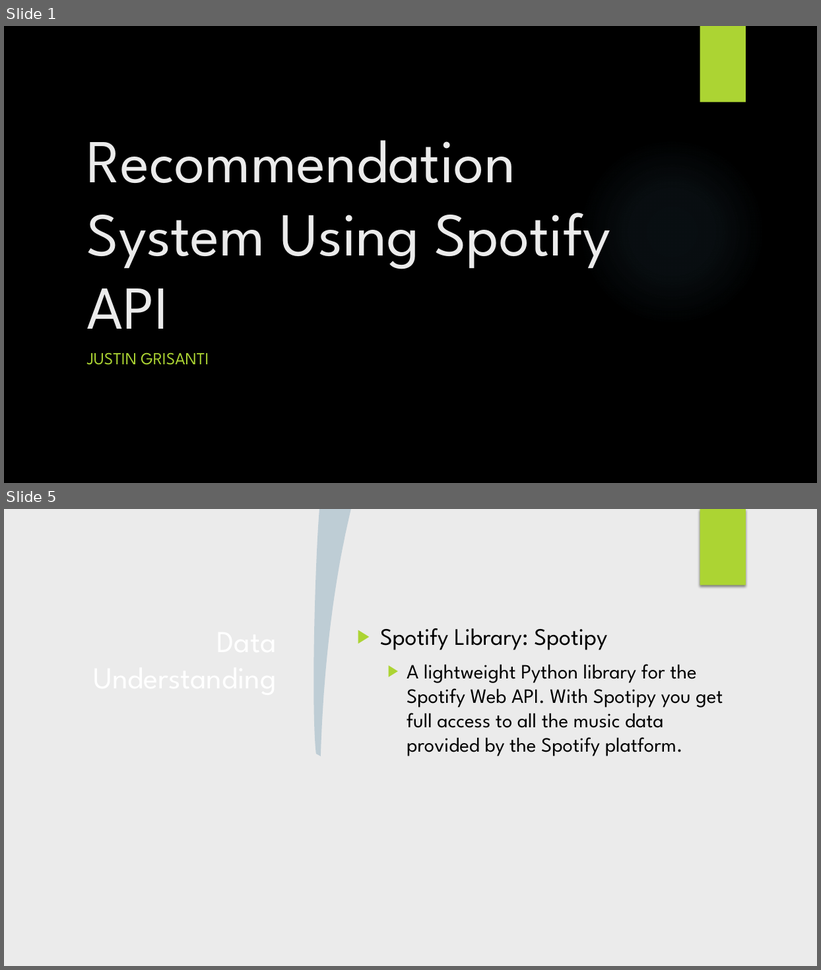
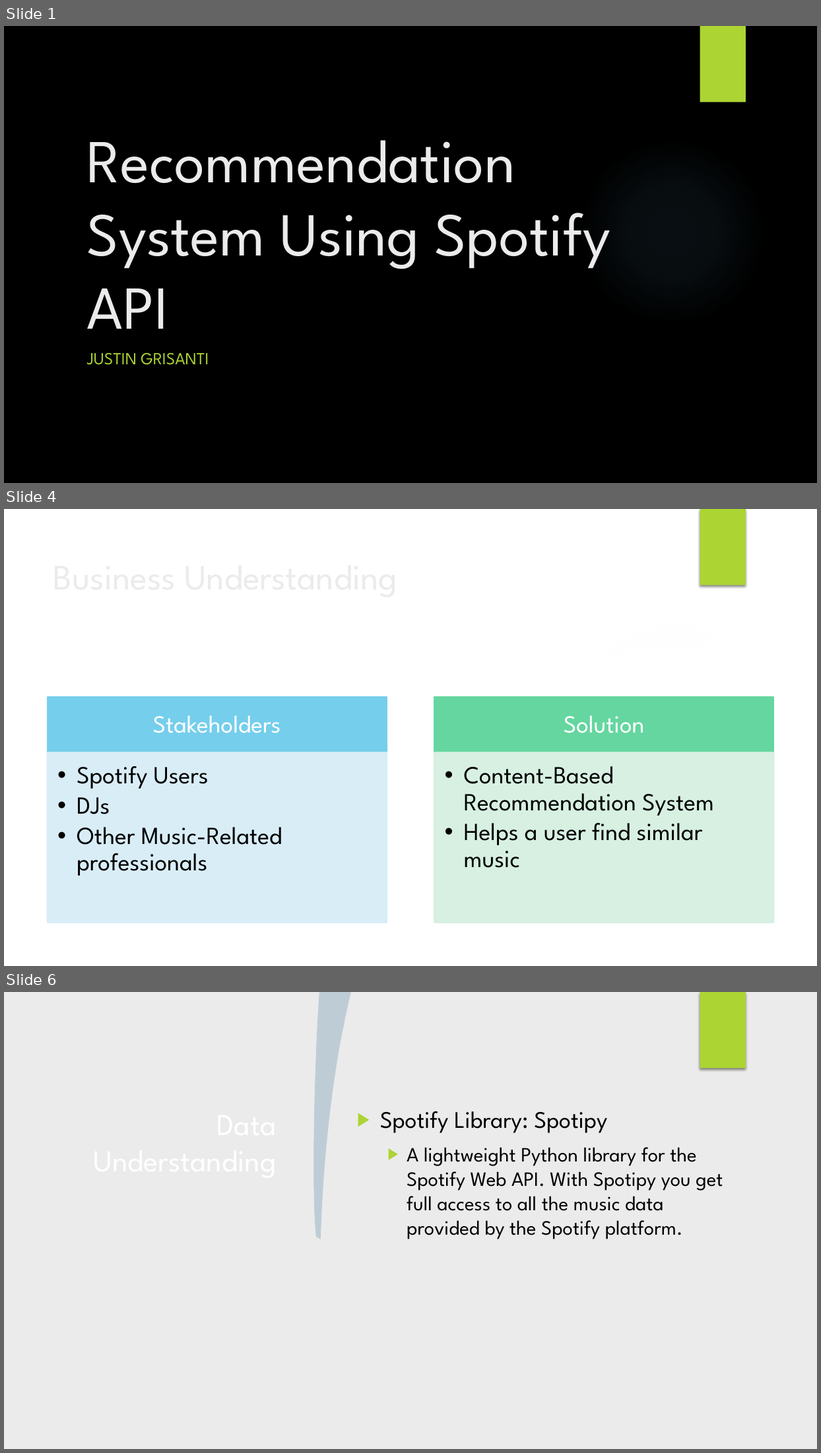
Before and after one commit to justingrisanti/dsc-capstone-project, a slide deck: Project Presentation.pptx. Shown one above the other, each under a label of ours: slides 1 and 5 before the commit, slides 1, 4 and 6 after it; the slides between them are not shown. The pictures are 821x970 and 821x1453 pixels, drawn with LibreOffice and Linux fonts; fonts in the diff are those of the drawing; background and template pictures are left out. Boxes give left, top, right and bottom in pixels: in the first picture for what was removed or moved away, otherwise in the second. Text is boxed around its words. In the diff, an @@ line names an element or a change of style, - is before the commit and + after.

```diff
--- a/Project Presentation.pptx
+++ b/Project Presentation.pptx
@@ slide 4 added at <box>4,509,817,966</box>, background picture (left out) @@
@@ rectangle added at <box>700,509,746,586</box>, fill #ACD433 @@
@@ title added at <box>48,551,665,619</box>, 42 pt, text #EBEBEB @@
+Business Understanding
@@ freeform shape added at <box>586,607,817,661</box>, fill #FFFFFF at 20% opacity @@
@@ freeform shape added at <box>4,626,817,966</box>, fill #FFFFFF @@
@@ ellipse added at <box>578,621,766,809</box>, fill gradient #F7F7F7 @@
@@ group added at <box>48,697,774,923</box>: 4 rectangles, 4 texts @@
+Stakeholders
+  • Spotify Users
+  • DJs
+  • Other Music-Related professionals
+Solution
+  • Content-Based Recommendation System
+  • Helps a user find similar music
@@ what was slide 5 is now slide 6 @@
```
Also in this commit, not shown: 8 slides changed, 2 other slides added, 16 other files.
